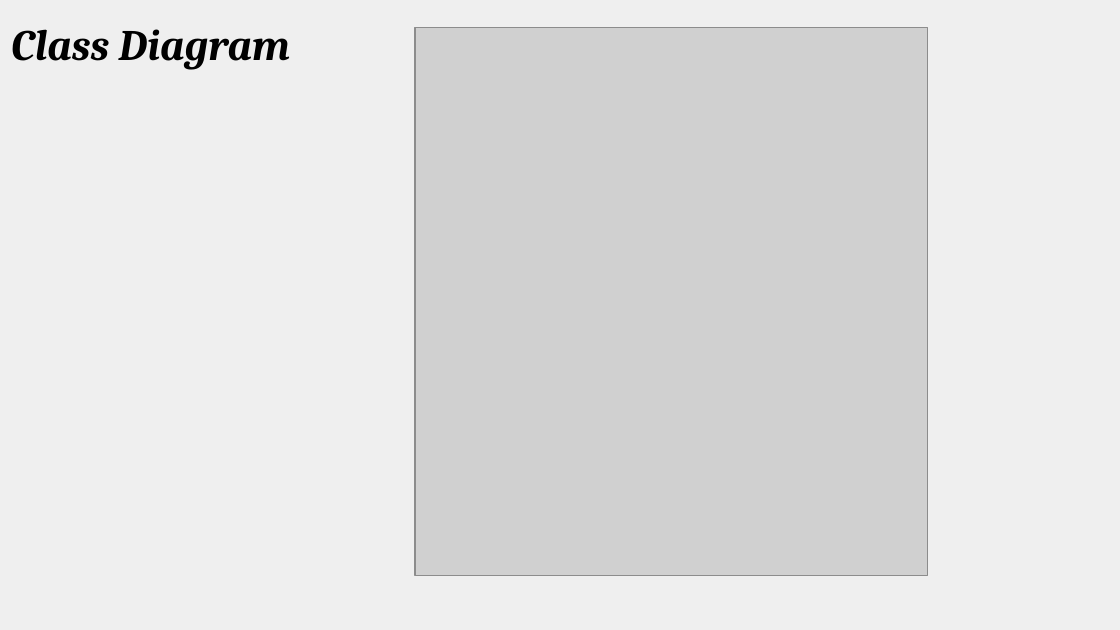
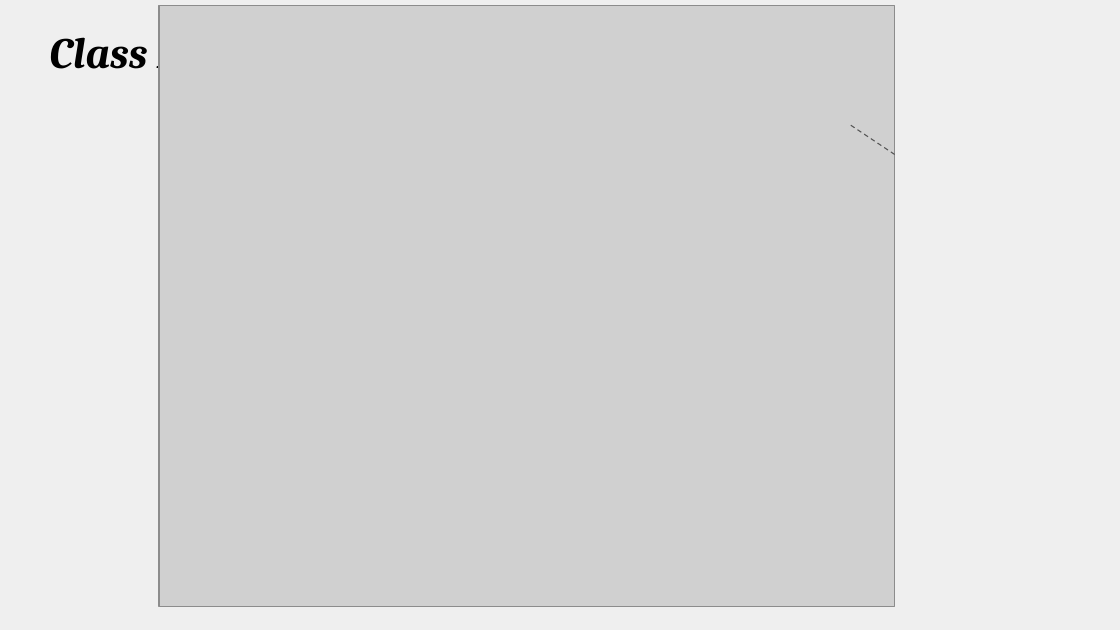
Before and after one commit to amgunden/cs414-f17-301-chessire-coders, a slide deck: slide 11 of documentation/P3 Presentation.pptx (slide 10 before the commit). Drawn at 1120x630 pixels with LibreOffice and Linux fonts; fonts in the diff are those of the drawing; grey boxes stand for pictures. Boxes give left, top, right and bottom in pixels: in the first picture for what was removed or moved away, otherwise in the second. Text is boxed around its words. In the diff, an @@ line names an element or a change of style, - is before the commit and + after.

Commit message:
Upload presentation

```diff
--- a/documentation/P3 Presentation.pptx
+++ b/documentation/P3 Presentation.pptx
@@ title "Class Diagram" moved from (x1=11, y1=29, x2=290, y2=70) to (x1=49, y1=28, x2=328, y2=79) @@
@@ title "Class Diagram" at (x1=49, y1=28, x2=328, y2=79): vertical alignment middle to top @@
@@ picture resized from (x1=414, y1=27, x2=926, y2=576) to (x1=159, y1=6, x2=895, y2=606) @@
@@ line added from (851, 125) to (895, 155), #595959 0.75 pt dashed @@
```
Also in this commit, not shown: 5 other slides changed, 3 slides added, 1 other file.
